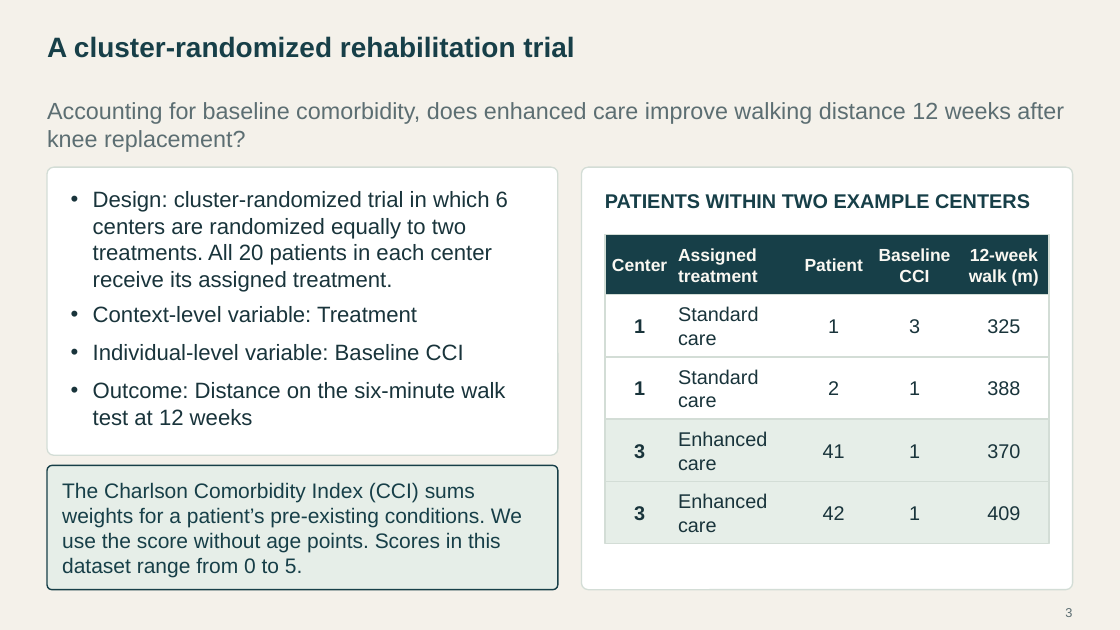
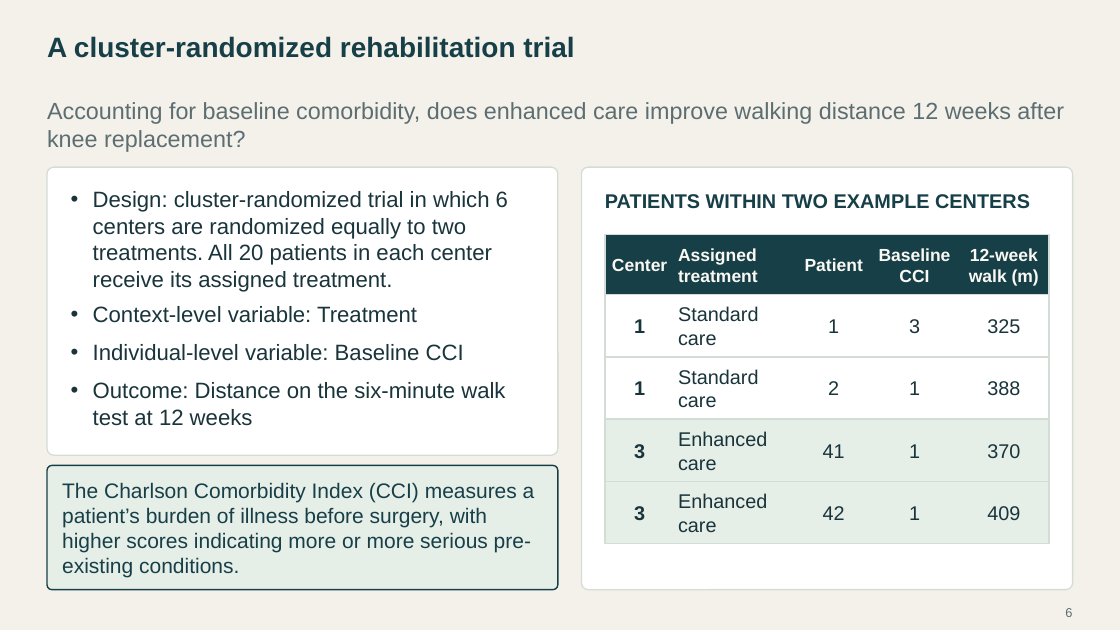
Before and after one commit to Postmus/BeyondMLR, a slide deck: slide 6 of lectures_2627/week3/Beyond_MLR_Week_3.pptx (slide 3 before the commit). Drawn at 1120x630 pixels with LibreOffice and Linux fonts; fonts in the diff are those of the drawing. Boxes give left, top, right and bottom in pixels: in the first picture for what was removed or moved away, otherwise in the second. Text is boxed around its words. In the diff, an @@ line names an element or a change of style, - is before the commit and + after.

```diff
--- a/lectures_2627/week3/Beyond_MLR_Week_3.pptx
+++ b/lectures_2627/week3/Beyond_MLR_Week_3.pptx
@@ text at (62, 482, 535, 578): text changed @@
-The Charlson Comorbidity Index (CCI) sums weights for a patient’s pre-existing conditions. We use the score without age points. Scores in this dataset range from 0 to 5.
+The Charlson Comorbidity Index (CCI) measures a patient’s burden of illness before surgery, with higher scores indicating more or more serious pre-existing conditions.
@@ page number at (1065, 608, 1072, 617): text changed @@
-3
+6
```
Also in this commit, not shown: 6 other slides changed, 6 slides added, 1 slide removed, 21 other files.
